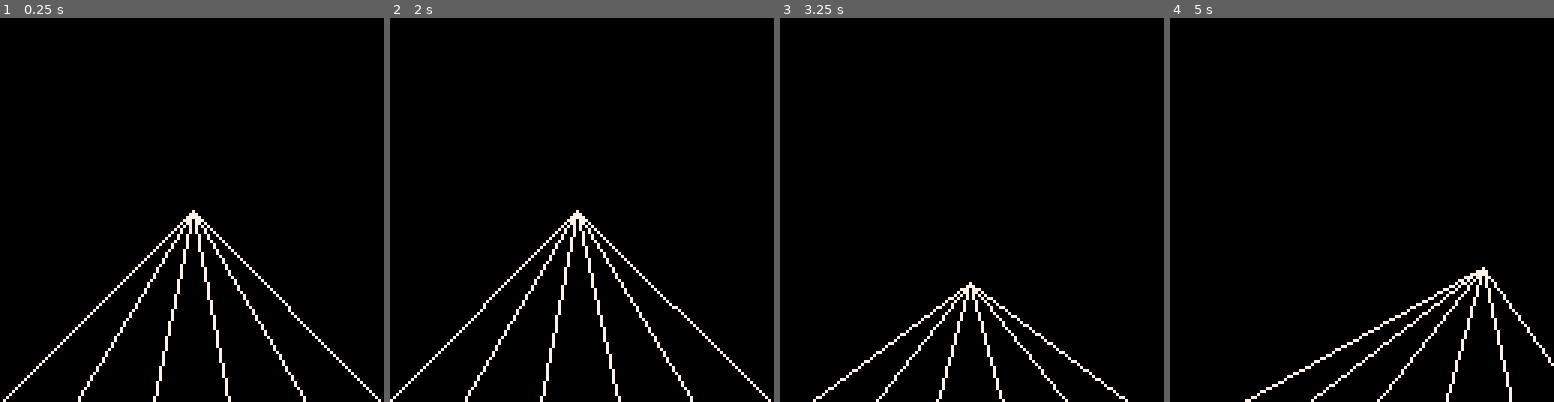
Above: before the commit, frames 1-4 (left to right).
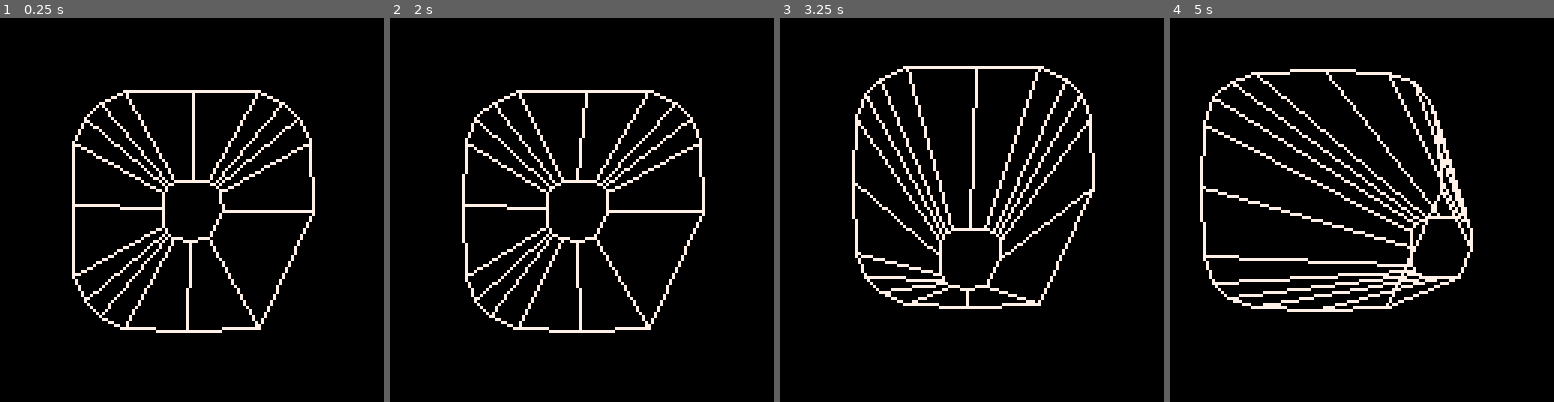
Above: after the commit, the same moments.

Repository: tesselode/web-pilot
Game: PICO-8 cartridge t1k.p8
Two runs of this game, one before a commit and one after it. Both use one fixed random seed, a clock stepped at 60 frames per second and the inputs below.
Inputs:
- Up to frame 1 (0.25 s): no input
- Up to frame 2 (2 s): hold Left from 1.97 s (still down)
- Up to frame 3 (3.25 s): release Left at 2.37 s; hold Down 2.42-2.82 s; hold Right from 2.87 s (still down)
- Up to frame 4 (5 s): release Right at 3.53 s; hold Up 3.58-4.08 s; hold Right 4.13-4.53 s; hold Down from 4.58 s (still down)

The runs differ from the first frame. In frame 1, 6.7% of the frame differs, in the area x 0-100%, y 18-100%; in frame 2, 6.8%; in frame 3, 7.0%; in frame 4, 8.8%, in the area x 7-100%, y 13-100%.

Commit message:
web class

Diff:
--- a/t1k.p8
+++ b/t1k.p8
@@ -92,8 +92,8 @@
 end
 
 function class.p3d:to2d(x, y, z)
-	x += (self.hx - 64) / 3
-	y += (self.hy - 64) / 3
+	x -= (self.hx - 64) / 3
+	y -= (self.hy - 64) / 3
 	return self.hx + (x - self.hx) * z,
 	       self.hy + (y - self.hy) * z
 end
@@ -105,12 +105,48 @@
 end
 
 -->8
+-- classes
+
+class.web = object:extend()
+
+class.web.min_z = 1/4
+class.web.max_z = 1
+
+function class.web:new()
+	self.points = {}
+	self.closed = true
+end
+
+function class.web:add_point(x, y)
+	add(self.points, {x = x + 64, y = y + 64})
+end
+
+function class.web:draw(p3d)
+	for i = 1, #self.points do
+		local a = self.points[i]
+		if self.closed or i < #self.points then
+			local b = i == #self.points and self.points[1] or self.points[i + 1]
+			p3d:line(a.x, a.y, self.min_z, b.x, b.y, self.min_z, 7)
+			p3d:line(a.x, a.y, self.max_z, b.x, b.y, self.max_z, 7)
+		end
+		p3d:line(a.x, a.y, self.min_z, a.x, a.y, self.max_z, 7)
+	end
+end
+
+-->8
 -- gameplay state
 
 state.gameplay = {}
 
 function state.gameplay:enter()
 	self.p3d = class.p3d()
+	self.web = class.web()
+	for angle = 0, 1 - 4/20, 1/20 do
+		self.web:add_point(
+			40 * sqrt(abs(cos(angle))) * sgn(cos(angle)),
+			40 * sqrt(abs(sin(angle))) * sgn(sin(angle))
+		)
+	end
 end
 
 function state.gameplay:update()
@@ -121,9 +157,7 @@
 end
 
 function state.gameplay:draw()
-	for x = 0, 128, 128/5 do
-		self.p3d:line(x, 128, 0, x, 128, 1, 7)
-	end
+	self.web:draw(self.p3d)
 end
 
 function _init()
